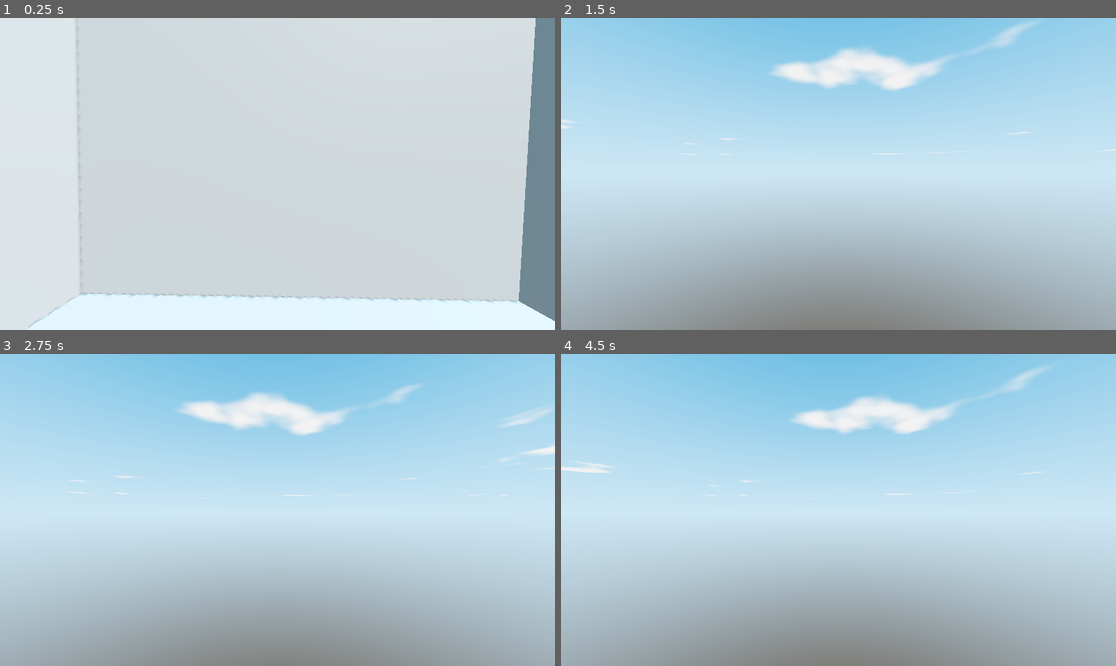
Above: before the commit, frames 1-4 (two rows, left to right).
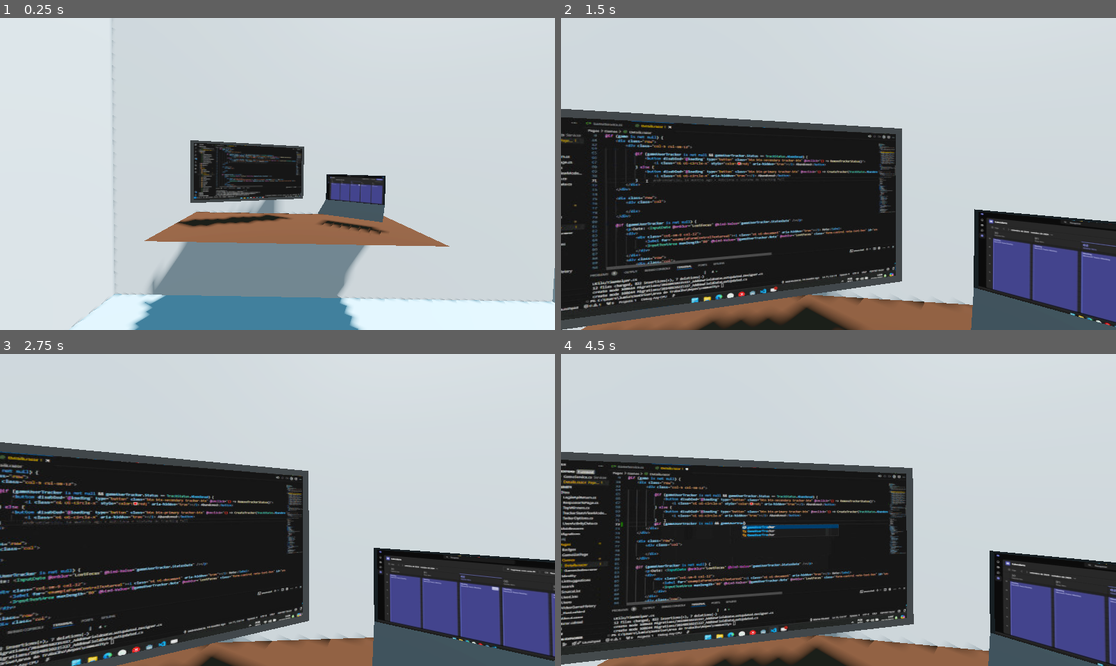
Above: after the commit, the same moments.

Repository: diguifi/were-just-old-kids
Game: Godot game, scene res://scenes/home_office.tscn
The game is run twice, just before and just after one commit, with the same random seed, the same clock (stepped at 60 frames per second) and the same inputs. This scene is started directly instead of the project's main scene.
Inputs (mouse positions are in pixels of both pictures, inside the frame that each line leads up to):
- Up to frame 1 (0.25 s): no input
- Up to frame 2 (1.5 s): tap Enter (ui_accept) at 0.5, 0.77 s; move the mouse to (866, 174) at 0.52 s; hold Up (ui_up) from 0.53 s (still down); tap Shift (sprint) at 0.6 s; move the mouse to (810, 174) at 1.27 s; tap Ctrl (crouch) at 1.35 s
- Up to frame 3 (2.75 s): keep holding Up (ui_up); tap Enter (ui_accept) at 1.52 s; tap Shift (sprint) at 1.55, 2.1 s; move the mouse to (288, 503) at 2.02 s
- Up to frame 4 (4.5 s): keep holding Up (ui_up); move the mouse to (832, 516) at 2.77 s; tap Shift (sprint) at 2.85, 3.8, 4.35 s; tap Enter (ui_accept) at 3.02, 3.77 s; move the mouse to (877, 513) at 3.52 s; tap Ctrl (crouch) at 3.6 s; move the mouse to (794, 506) at 4.27 s

The runs differ from the first frame. In frame 1, 25% of the frame differs, in the area x 5-100%, y 0-100%; in frame 2, 87%; in frame 3, 85%; in frame 4, 87%, in the area x 0-100%, y 0-100%.

Commit message:
Add full office

Diff:
--- /dev/null
+++ b/assets/computer/code.gd
@@ -0,0 +1,4 @@
+extends AnimatedSprite3D
+
+func _ready() -> void:
+	play("default")
--- a/project.godot
+++ b/project.godot
@@ -21,6 +21,38 @@
 
 [input]
 
+ui_left={
+"deadzone": 0.5,
+"events": [Object(InputEventKey,"resource_local_to_scene":false,"resource_name":"","device":0,"window_id":0,"alt_pressed":false,"shift_pressed":false,"ctrl_pressed":false,"meta_pressed":false,"pressed":false,"keycode":4194319,"physical_keycode":0,"key_label":0,"unicode":0,"location":0,"echo":false,"script":null)
+, Object(InputEventJoypadButton,"resource_local_to_scene":false,"resource_name":"","device":0,"button_index":13,"pressure":0.0,"pressed":false,"script":null)
+, Object(InputEventJoypadMotion,"resource_local_to_scene":false,"resource_name":"","device":0,"axis":0,"axis_value":-1.0,"script":null)
+, Object(InputEventKey,"resource_local_to_scene":false,"resource_name":"","device":-1,"window_id":0,"alt_pressed":false,"shift_pressed":false,"ctrl_pressed":false,"meta_pressed":false,"pressed":false,"keycode":0,"physical_keycode":65,"key_label":0,"unicode":97,"location":0,"echo":false,"script":null)
+]
+}
+ui_right={
+"deadzone": 0.5,
+"events": [Object(InputEventKey,"resource_local_to_scene":false,"resource_name":"","device":0,"window_id":0,"alt_pressed":false,"shift_pressed":false,"ctrl_pressed":false,"meta_pressed":false,"pressed":false,"keycode":4194321,"physical_keycode":0,"key_label":0,"unicode":0,"location":0,"echo":false,"script":null)
+, Object(InputEventJoypadButton,"resource_local_to_scene":false,"resource_name":"","device":0,"button_index":14,"pressure":0.0,"pressed":false,"script":null)
+, Object(InputEventJoypadMotion,"resource_local_to_scene":false,"resource_name":"","device":0,"axis":0,"axis_value":1.0,"script":null)
+, Object(InputEventKey,"resource_local_to_scene":false,"resource_name":"","device":-1,"window_id":0,"alt_pressed":false,"shift_pressed":false,"ctrl_pressed":false,"meta_pressed":false,"pressed":false,"keycode":0,"physical_keycode":68,"key_label":0,"unicode":100,"location":0,"echo":false,"script":null)
+]
+}
+ui_up={
+"deadzone": 0.5,
+"events": [Object(InputEventKey,"resource_local_to_scene":false,"resource_name":"","device":0,"window_id":0,"alt_pressed":false,"shift_pressed":false,"ctrl_pressed":false,"meta_pressed":false,"pressed":false,"keycode":4194320,"physical_keycode":0,"key_label":0,"unicode":0,"location":0,"echo":false,"script":null)
+, Object(InputEventJoypadButton,"resource_local_to_scene":false,"resource_name":"","device":0,"button_index":11,"pressure":0.0,"pressed":false,"script":null)
+, Object(InputEventJoypadMotion,"resource_local_to_scene":false,"resource_name":"","device":0,"axis":1,"axis_value":-1.0,"script":null)
+, Object(InputEventKey,"resource_local_to_scene":false,"resource_name":"","device":-1,"window_id":0,"alt_pressed":false,"shift_pressed":false,"ctrl_pressed":false,"meta_pressed":false,"pressed":false,"keycode":0,"physical_keycode":87,"key_label":0,"unicode":119,"location":0,"echo":false,"script":null)
+]
+}
+ui_down={
+"deadzone": 0.5,
+"events": [Object(InputEventKey,"resource_local_to_scene":false,"resource_name":"","device":0,"window_id":0,"alt_pressed":false,"shift_pressed":false,"ctrl_pressed":false,"meta_pressed":false,"pressed":false,"keycode":4194322,"physical_keycode":0,"key_label":0,"unicode":0,"location":0,"echo":false,"script":null)
+, Object(InputEventJoypadButton,"resource_local_to_scene":false,"resource_name":"","device":0,"button_index":12,"pressure":0.0,"pressed":false,"script":null)
+, Object(InputEventJoypadMotion,"resource_local_to_scene":false,"resource_name":"","device":0,"axis":1,"axis_value":1.0,"script":null)
+, Object(InputEventKey,"resource_local_to_scene":false,"resource_name":"","device":-1,"window_id":0,"alt_pressed":false,"shift_pressed":false,"ctrl_pressed":false,"meta_pressed":false,"pressed":false,"keycode":0,"physical_keycode":83,"key_label":0,"unicode":115,"location":0,"echo":false,"script":null)
+]
+}
 crouch={
 "deadzone": 0.5,
 "events": [Object(InputEventKey,"resource_local_to_scene":false,"resource_name":"","device":-1,"window_id":0,"alt_press …(195 unchanged characters)…
--- a/scenes/home_office.tscn
+++ b/scenes/home_office.tscn
@@ -1,7 +1,16 @@
-[gd_scene load_steps=9 format=3 uid="uid://bqlj4yqc6axnk"]
+[gd_scene load_steps=37 format=3 uid="uid://bqlj4yqc6axnk"]
 
 [ext_resource type="PackedScene" uid="uid://cc1m2a1obsyn4" path="res://addons/fpc/character.tscn" id="1_i7crv"]
 [ext_resource type="Environment" uid="uid://gadqijr66w4l" path="res://world_env.tres" id="2_pf2gs"]
+[ext_resource type="Texture2D" uid="uid://boh0a208mn6b4" path="res://assets/computer/frame_000_delay-0.06s.jpg" id="3_7hl61"]
+[ext_resource type="Texture2D" uid="uid://daufyxufdpwgv" path="res://assets/computer/frame_002_delay-0.06s.jpg" id="4_hbkwg"]
+[ext_resource type="Texture2D" uid="uid://dtc38l0jv45y0" path="res://assets/computer/frame_045_delay-0.06s.jpg" id="5_qke4y"]
+[ext_resource type="Texture2D" uid="uid://rjmikk3hjwcv" path="res://assets/computer/frame_047_delay-0.07s.jpg" id="6_cbe3o"]
+[ext_resource type="Texture2D" uid="uid://clwda1oqnji11" path="res://assets/computer/frame_071_delay-0.06s.jpg" id="7_vd2qf"]
+[ext_resource type="Texture2D" uid="uid://20ognujup1nx" path="res://assets/computer/frame_072_delay-0.06s.jpg" id="8_3wsyx"]
+[ext_resource type="Texture2D" uid="uid://b6rjkv70gxt5i" path="res://assets/computer/frame_130_delay-0.06s.jpg" id="9_rg513"]
+[ext_resource type="Script" path="res://assets/computer/code.gd" id="10_0honr"]
+[ext_resource type="Texture2D" uid="uid://bxkf45lp8mxvp" path="res://assets/computer/teams.jpg" id="10_qwa42"]
 
 [sub_resource type="PlaneMesh" id="PlaneMesh_wq5w7"]
 size = Vector2(8, 8)
@@ -9,6 +18,15 @@
 [sub_resource type="BoxShape3D" id="BoxShape3D_6etmq"]
 size = Vector3(14.9164, 0.495117, 11.8764)
 
+[sub_resource type="BoxShape3D" id="BoxShape3D_366sa"]
+size = Vector3(3.38135, 0.901382, 5.20129)
+
+[sub_resource type="BoxShape3D" id="BoxShape3D_6nxp4"]
+size = Vector3(5.13867, 0.506714, 6.02612)
+
+[sub_resource type="BoxShape3D" id="BoxShape3D_un2fg"]
+size = Vector3(3.31561, 0.500488, 4.97235)
+
 [sub_resource type="PlaneMesh" id="PlaneMesh_oh5rt"]
 size = Vector2(5, 2)
 
@@ -21,11 +39,93 @@
 [sub_resource type="StandardMaterial3D" id="StandardMaterial3D_4g8k8"]
 albedo_color = Color(0.478431, 0.239216, 0, 0.588235)
 
+[sub_resource type="PlaneMesh" id="PlaneMesh_l25dy"]
+
+[sub_resource type="StandardMaterial3D" id="StandardMaterial3D_o8bnh"]
+albedo_color = Color(0.299056, 0.13718, 2.40654e-08, 1)
+
+[sub_resource type="BoxShape3D" id="BoxShape3D_gt6xs"]
+size = Vector3(1, 1.19281, 1.98853)
+
+[sub_resource type="PlaneMesh" id="PlaneMesh_qgl6n"]
+size = Vector2(0.5, 1)
+
+[sub_resource type="StandardMaterial3D" id="StandardMaterial3D_mgbdq"]
+albedo_color = Color(0.114897, 0.114897, 0.114897, 1)
+
+[sub_resource type="AtlasTexture" id="AtlasTexture_jri28"]
+atlas = ExtResource("3_7hl61")
+region = Rect2(0, 0, 476, 255)
+
+[sub_resource type="AtlasTexture" id="AtlasTexture_dn02v"]
+atlas = ExtResource("4_hbkwg")
+region = Rect2(0, 0, 476, 255)
+
+[sub_resource type="AtlasTexture" id="AtlasTexture_qlhhf"]
+atlas = ExtResource("5_qke4y")
+region = Rect2(0, 0, 476, 255)
+
+[sub_resource type="AtlasTexture" id="AtlasTexture_trdjl"]
+atlas = ExtResource("6_cbe3o")
+region = Rect2(0, 0, 476, 255)
+
+[sub_resource type="AtlasTexture" id="AtlasTexture_roev6"]
+atlas = ExtResource("7_vd2qf")
+region = Rect2(0, 0, 476, 255)
+
+[sub_resource type="AtlasTexture" id="AtlasTexture_7d4s8"]
+atlas = ExtResource("8_3wsyx")
+region = Rect2(0, 0, 476, 255)
+
+[sub_resource type="AtlasTexture" id="AtlasTexture_5k73f"]
+atlas = ExtResource("9_rg513")
+region = Rect2(0, 0, 476, 255)
+
+[sub_resource type="SpriteFrames" id="SpriteFrames_0iqhu"]
+animations = [{
+"frames": [{
+"duration": 1.0,
+"texture": SubResource("AtlasTexture_jri28")
+}, {
+"duration": 1.0,
+"texture": SubResource("AtlasTexture_dn02v")
+}, {
+"duration": 1.0,
+"texture": SubResource("AtlasTexture_qlhhf")
+}, {
+"duration": 1.0,
+"texture": SubResource("AtlasTexture_trdjl")
+}, {
+"duration": 1.0,
+"texture": SubResource("AtlasTexture_roev6")
+}, {
+"duration": 1.0,
+"texture": SubResource("AtlasTexture_7d4s8")
+}, {
+"duration": 1.0,
+"texture": SubResource("AtlasTexture_5k73f")
+}],
+"loop": true,
+"name": &"default",
+"speed": 5.0
+}]
+
+[sub_resource type="PlaneMesh" id="PlaneMesh_hwl20"]
+size = Vector2(0.25, 0.5)
+
+[sub_resource type="StandardMaterial3D" id="StandardMaterial3D_xvuem"]
+albedo_color = Color(0.111197, 0.111197, 0.111197, 1)
+
+[sub_resource type="StandardMaterial3D" id="StandardMaterial3D_x8nua"]
+albedo_color = Color(0.111197, 0.111197, 0.111197, 1)
+
 [node name="HomeOffice" type="Node3D"]
 
 [node name="Character" parent="." instance=ExtResource("1_i7crv")]
-transform = Transform3D(-4.37114e-08, 0, 1, 0, 1, 0, -1, 0, -4.37114e-08, -0.28732, 0, 0.197797)
+transform = Transform3D(-4.37114e-08, 0, 1, 0, 1, 0, -1, 0, -4.37114e-08, -0.28732, 0, 0.566107)
+acceleration = 5.0
 jumping_enabled = false
+sprint_enabled = false
 crouch_enabled = false
 reticle_enabled = false
 
@@ -58,16 +158,34 @@
 transform = Transform3D(-4.37114e-08, 1, 0, -1, -4.37114e-08, 0, 0, 0, 1, -2.45868, 1.37747, 1.37622)
 mesh = SubResource("PlaneMesh_wq5w7")
 
+[node name="StaticBody3D" type="StaticBody3D" parent="Apartment/Wall1"]
+
+[node name="CollisionShape3D" type="CollisionShape3D" parent="Apartment/Wall1/StaticBody3D"]
+transform = Transform3D(1, 0, 0, 0, 1, 0, 0, 0, 1, 0.0324707, -0.0493088, -1.45453)
+shape = SubResource("BoxShape3D_366sa")
+
 [node name="Wall2" type="MeshInstance3D" parent="Apartment"]
 transform = Transform3D(1.91069e-15, -4.37114e-08, 1, -1, -4.37114e-08, 0, 4.37114e-08, -1, -4.37114e-08, 0.035437, 1.37747, 2.32331)
 mesh = SubResource("PlaneMesh_wq5w7")
 
+[node name="StaticBody3D" type="StaticBody3D" parent="Apartment/Wall2"]
+
+[node name="CollisionShape3D" type="CollisionShape3D" parent="Apartment/Wall2/StaticBody3D"]
+transform = Transform3D(1, 0, 0, 0, 1, 0, 0, 0, 1, -0.985352, -0.246644, 0.319214)
+shape = SubResource("BoxShape3D_6nxp4")
+
 [node name="Wall3" type="MeshInstance3D" parent="Apartment"]
 transform = Transform3D(4.37114e-08, -1, -8.74228e-08, -1, -4.37114e-08, 0, -3.82137e-15, 8.74228e-08, -1, 2.33752, 1.37747, 1.48775)
 mesh = SubResource("PlaneMesh_wq5w7")
 
+[node name="StaticBody3D" type="StaticBody3D" parent="Apartment/Wall3"]
+
+[node name="CollisionShape3D" type="CollisionShape3D" parent="Apartment/Wall3/StaticBody3D"]
+transform = Transform3D(1, -3.34075e-22, 0, -3.34075e-22, 1, 0, 0, 0, 1, -0.0638733, -0.249757, 1.56161)
+shape = SubResource("BoxShape3D_un2fg")
+
 [node name="WallWindow1" type="MeshInstance3D" parent="Apartment"]
-transform = Transform3D(1, 0, 0, 0, -4.37114e-08, -1, 0, 1, -4.37114e-08, 0, 0.0611131, -2.46026)
+transform = Transform3D(1, 0, 0, 0, -4.37114e-08, -1, 0, 1, -4.37114e-08, 0, -0.0104418, -2.46026)
 mesh = SubResource("PlaneMesh_oh5rt")
 
 [node name="StaticBody3D" type="StaticBody3D" parent="Apartment/WallWindow1"]
@@ -93,3 +211,46 @@
 cast_shadow = 0
 mesh = SubResource("BoxMesh_qysay")
 surface_material_override/0 = SubResource("StandardMaterial3D_4g8k8")
+
+[node name="Desk" type="Node" parent="."]
+
+[node name="DeskMesh" type="MeshInstance3D" parent="Desk"]
+transform = Transform3D(1, 0, 0, 0, 1, 0, 0, 0, 1, -2.59853, 0.897438, 0.432355)
+mesh = SubResource("PlaneMesh_l25dy")
+surface_material_override/0 = SubResource("StandardMaterial3D_o8bnh")
+
+[node name="StaticBody3D" type="StaticBody3D" parent="Desk/DeskMesh"]
+
+[node name="CollisionShape3D" type="CollisionShape3D" parent="Desk/DeskMesh/StaticBody3D"]
+transform = Transform3D(1, 0, 0, 0, 1, 0, 0, 0, 1, 0, -0.582855, 0.000610352)
+shape = SubResource("BoxShape3D_gt6xs")
+
+[node name="Monitor1" type="MeshInstance3D" parent="Desk"]
+transform = Transform3D(-4.11786e-08, 0.942057, 0.335452, -1, -4.37114e-08, 0, 1.46631e-08, -0.335452, 0.942057, -2.06839, 1.3463, 0.785921)
+mesh = SubResource("PlaneMesh_qgl6n")
+surface_material_override/0 = SubResource("StandardMaterial3D_mgbdq")
+
+[node name="Code" type="AnimatedSprite3D" parent="Desk/Monitor1"]
+transform = Transform3D(-4.37114e-08, -0.9, -4.37114e-08, 0, -3.93403e-08, 1, -1, 3.93403e-08, 1.91069e-15, -0.00157261, 0.000760078, -0.000746727)
+pixel_size = 0.002
+sprite_frames = SubResource("SpriteFrames_0iqhu")
+frame_progress = 0.501268
+script = ExtResource("10_0honr")
+
+[node name="Monitor2" type="MeshInstance3D" parent="Desk"]
+transform = Transform3D(-3.7663e-08, 0.861629, -0.507538, -1, -4.37114e-08, 0, -2.21852e-08, 0.507538, 0.861629, -2.10166, 1.21284, -0.118542)
+mesh = SubResource("PlaneMesh_hwl20")
+surface_material_override/0 = SubResource("StandardMaterial3D_xvuem")
+
+[node name="Keyboard" type="MeshInstance3D" parent="Desk/Monitor2"]
+transform = Transform3D(0.372551, -0.928012, 0, 0.928012, 0.372551, 0, 0, 0, 1, 0.165196, 0.112778, 0)
+mesh = SubResource("PlaneMesh_hwl20")
+skeleton = NodePath("../..")
+surface_material_override/0 = SubResource("StandardMaterial3D_x8nua")
+
+[node name="Sprite3D" type="Sprite3D" parent="Desk/Monitor2"]
+transform = Transform3D(-4.37114e-08, -1, 0, -4.37114e-08, 3.55271e-15, 1, -1, 4.37114e-08, -4.37114e-08, 0, 0.00101137, 0)
+pixel_size = 0.001
+double_sided = false
+no_depth_test = true
+texture = ExtResource("10_qwa42")
Binary file added: assets/computer/frame_000_delay-0.06s.jpg
Not shown, added: assets/computer/frame_000_delay-0.06s.jpg.import
Binary file added: assets/computer/frame_002_delay-0.06s.jpg
Not shown, added: assets/computer/frame_002_delay-0.06s.jpg.import
Not shown, added: assets/computer/frame_044_delay-0.06s.jpg.import
Binary file added: assets/computer/frame_045_delay-0.06s.jpg
Not shown, added: assets/computer/frame_045_delay-0.06s.jpg.import
Binary file added: assets/computer/frame_047_delay-0.07s.jpg
Not shown, added: assets/computer/frame_047_delay-0.07s.jpg.import
Binary file added: assets/computer/frame_071_delay-0.06s.jpg
Not shown, added: assets/computer/frame_071_delay-0.06s.jpg.import
Binary file added: assets/computer/frame_072_delay-0.06s.jpg
(and 6 more such lines)
